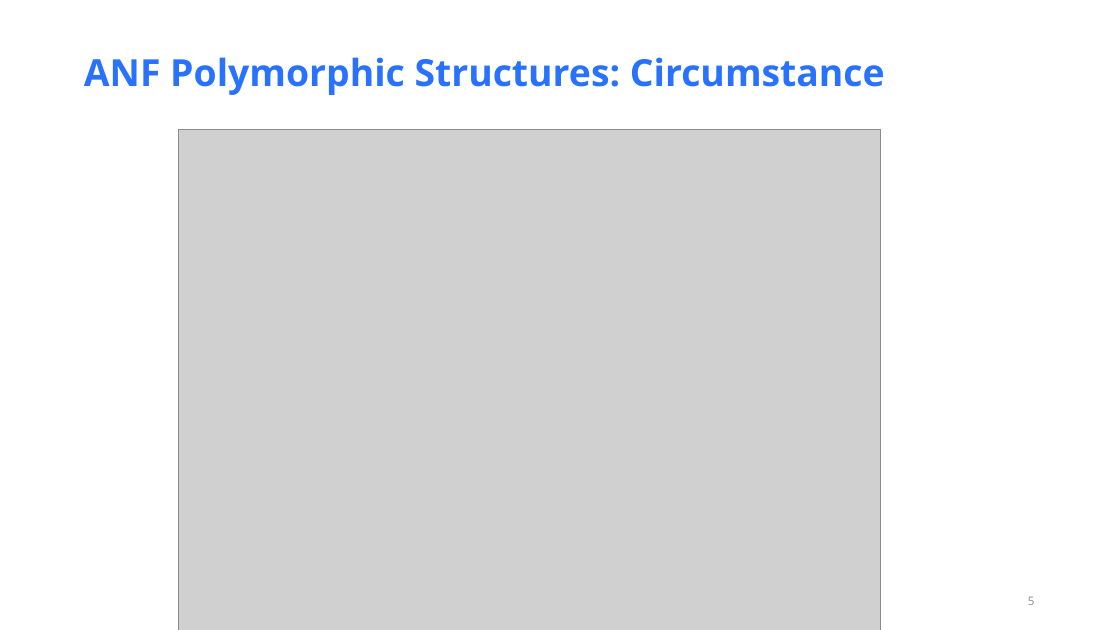
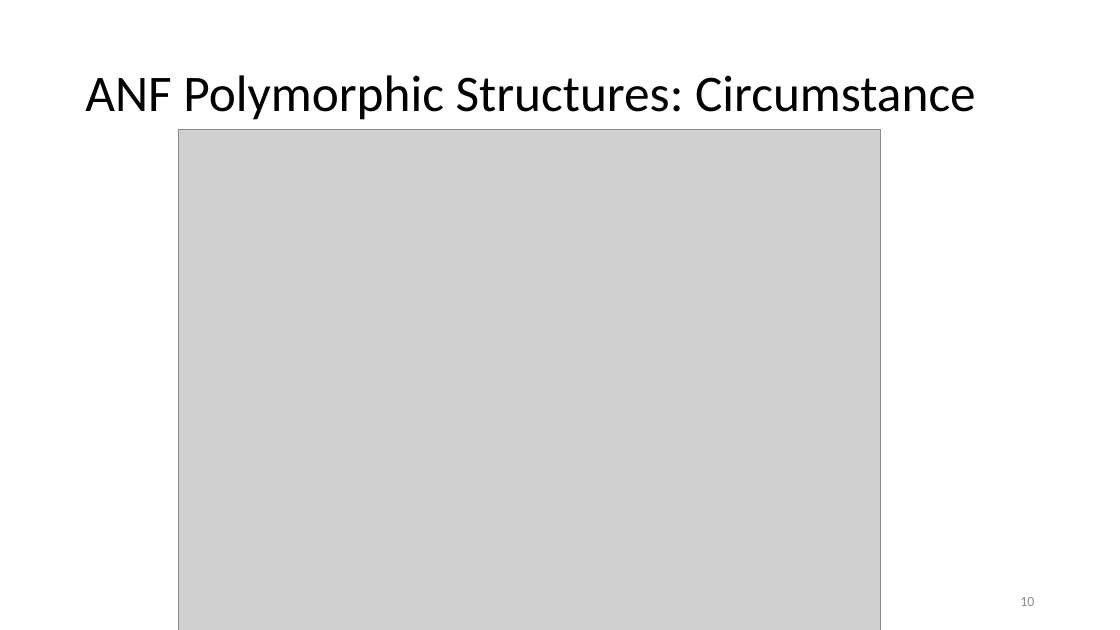
Before and after one commit to HL7/ANF, a slide deck: slide 10 of src/main/uml/doc/ANF Reference Model.pptx (slide 5 before the commit). Drawn at 1120x630 pixels with LibreOffice and Linux fonts; fonts in the diff are those of the drawing; grey boxes stand for pictures. Boxes give left, top, right and bottom in pixels: in the first picture for what was removed or moved away, otherwise in the second. Text is boxed around its words. In the diff, an @@ line names an element or a change of style, - is before the commit and + after.

```diff
--- a/src/main/uml/doc/ANF Reference Model.pptx
+++ b/src/main/uml/doc/ANF Reference Model.pptx
@@ title "ANF Polymorphic Structures: Circumstance": place and size @@
-title "ANF Polymorphic Structures: Circumstance" at <box>84,57,885,95</box>
+title "ANF Polymorphic Structures: Circumstance" at <box>85,75,976,120</box>
@@ title "ANF Polymorphic Structures: Circumstance" at <box>85,75,976,120</box>: size 32 to 44 pt, font Open Sans to Calibri, text colour #2972FF to #000000, bold off; line spacing 0.8 to 0.9 @@
@@ page number at <box>1020,597,1034,606</box>: text changed; size 10 to 12 pt; font Open Sans to Calibri @@
-5
+10
```
Also in this commit, not shown: 12 other slides changed, 5 slides added, 5 other files.
